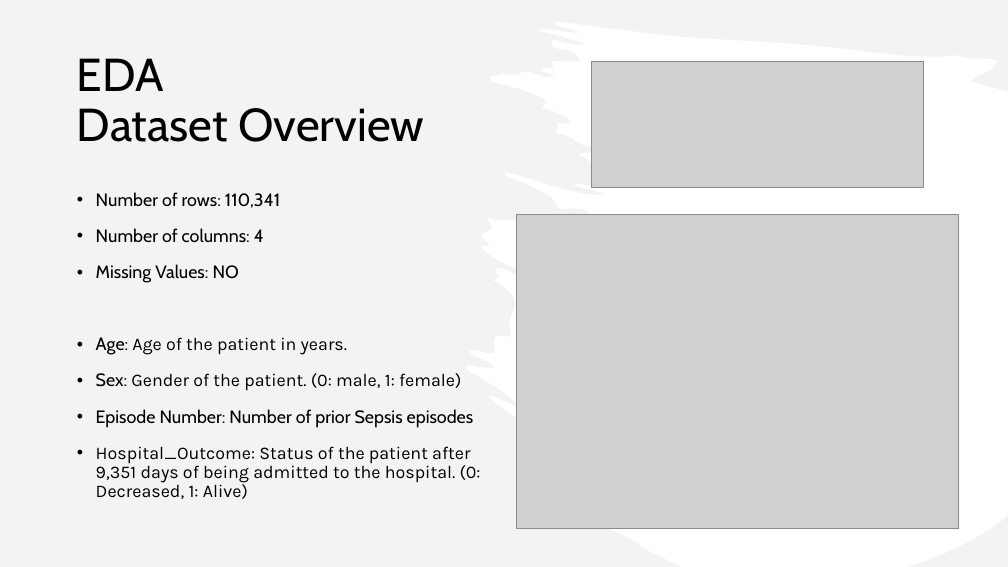
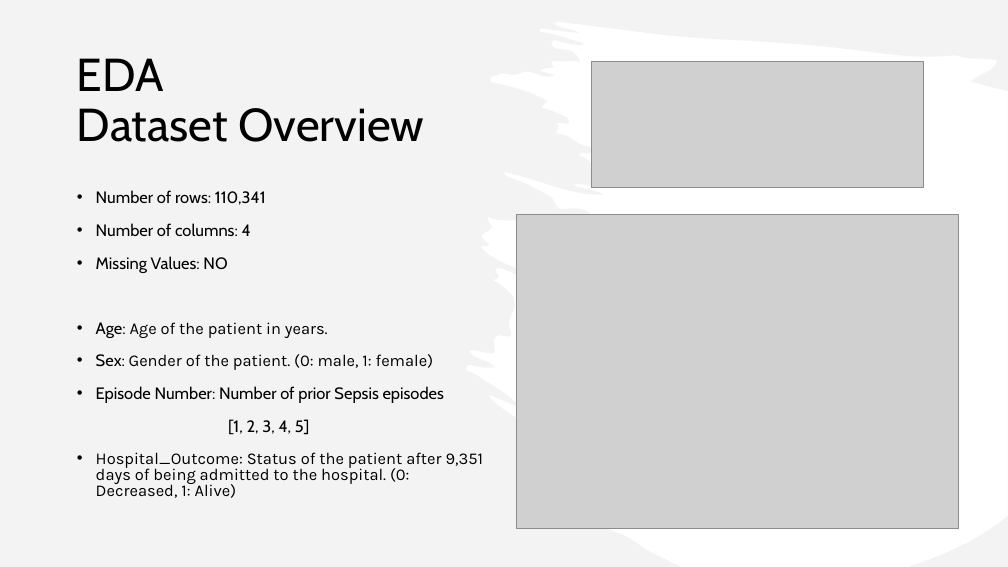
Before and after one commit to Barcayzc/Project1030, a slide deck: slide 3 of Presentation.pptx. Drawn at 1008x567 pixels with LibreOffice and Linux fonts; fonts in the diff are those of the drawing; grey boxes stand for pictures. Boxes give left, top, right and bottom in pixels: in the first picture for what was removed or moved away, otherwise in the second. Text is boxed around its words. In the diff, an @@ line names an element or a change of style, - is before the commit and + after.

```diff
--- a/Presentation.pptx
+++ b/Presentation.pptx
@@ text at <box>96,190,483,498</box>: size 17 to 15.7 pt; line spacing 0.9 to 0.8 @@
@@ text at <box>228,419,309,435</box>: paragraph added @@
+[1, 2, 3, 4, 5]
```
Also in this commit, not shown: 2 other slides changed, 53 other files.
